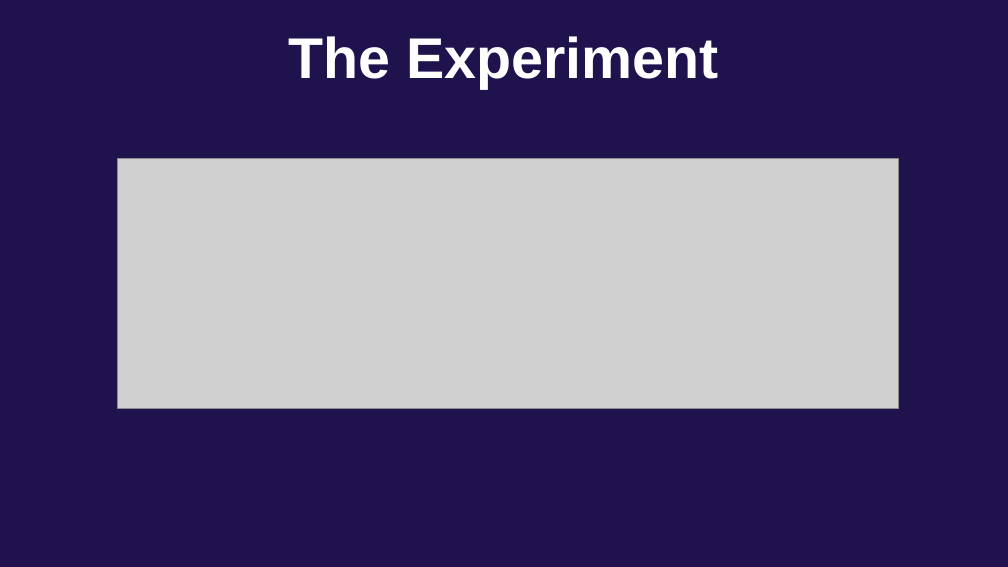
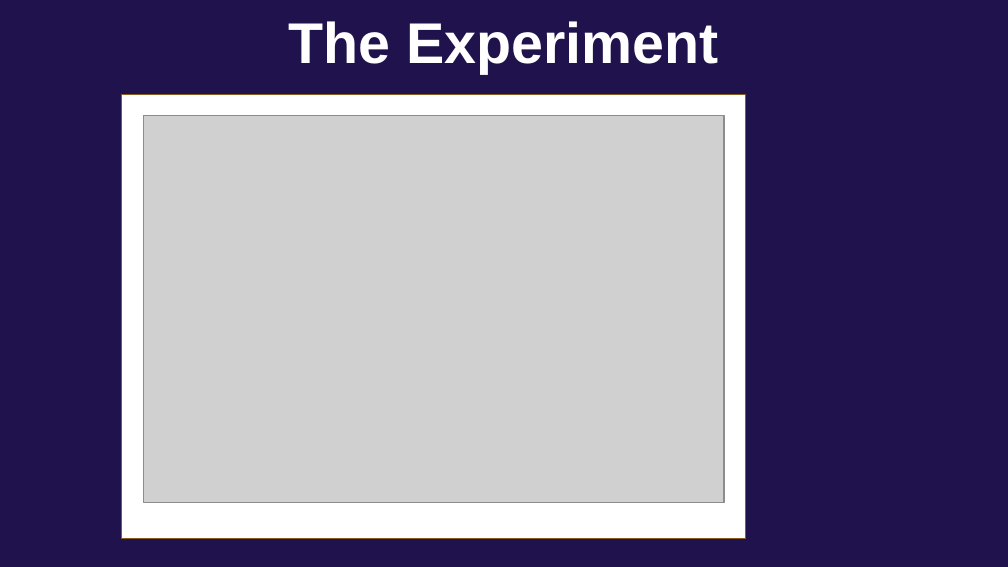
Before and after one commit to masdeval/seeclickfix, a slide deck: slide 14 of article/Predicting the urgency of urban issues.pptx (slide 11 before the commit). Drawn at 1008x567 pixels with LibreOffice and Linux fonts; fonts in the diff are those of the drawing; grey boxes stand for pictures; background and template pictures are left out. Boxes give left, top, right and bottom in pixels: in the first picture for what was removed or moved away, otherwise in the second. Text is boxed around its words. In the diff, an @@ line names an element or a change of style, - is before the commit and + after.

```diff
--- a/article/Predicting the urgency of urban issues.pptx
+++ b/article/Predicting the urgency of urban issues.pptx
@@ text "The Experiment": place and size @@
-text "The Experiment" at (289, 36, 718, 89)
+text "The Experiment" at (288, 21, 718, 74)
@@ rectangle added at (122, 95, 746, 538), fill #FFFFFF, outline #895D1D 0.74 pt @@
@@ picture: place and size @@
-picture at (118, 158, 899, 408)
+picture at (143, 116, 724, 503)
```
Also in this commit, not shown: 6 other slides changed, 10 slides added, 2 slides removed, 5 other files.
